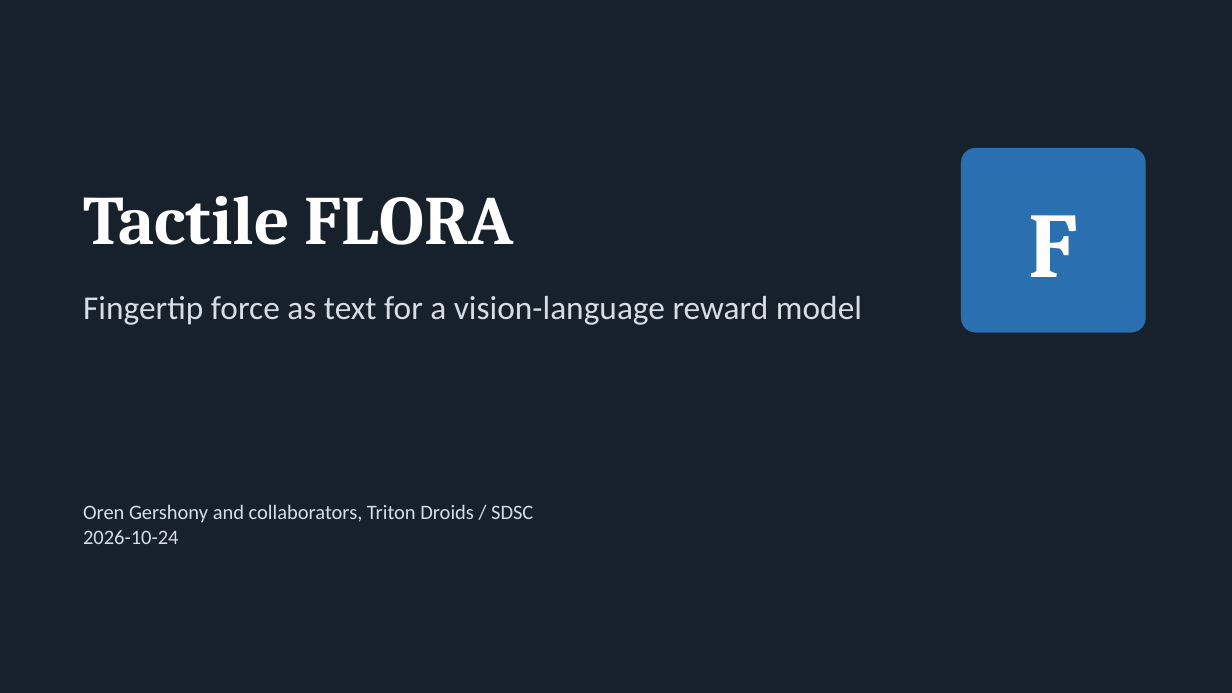
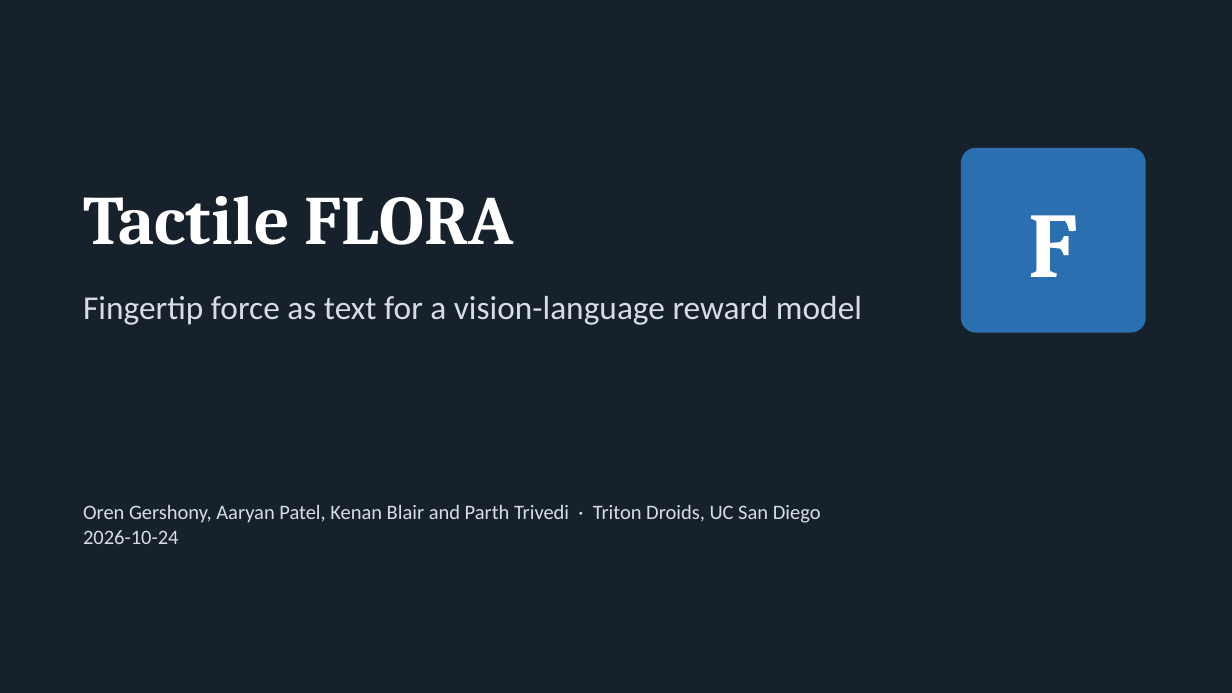
Before and after one commit to ogershony/tactile-flora, a slide deck: slide 1 of writeup/slides/tactile-flora.pptx. Drawn at 1232x693 pixels with LibreOffice and Linux fonts; fonts in the diff are those of the drawing. Boxes give left, top, right and bottom in pixels: in the first picture for what was removed or moved away, otherwise in the second. Text is boxed around its words. In the diff, an @@ line names an element or a change of style, - is before the commit and + after.

```diff
--- a/writeup/slides/tactile-flora.pptx
+++ b/writeup/slides/tactile-flora.pptx
@@ text at (83,504,821,523): text changed @@
-Oren Gershony and collaborators, Triton Droids / SDSC
+Oren Gershony, Aaryan Patel, Kenan Blair and Parth Trivedi · Triton Droids, UC San Diego
```
Also in this commit, not shown: 5 other slides changed, 10 other files.
